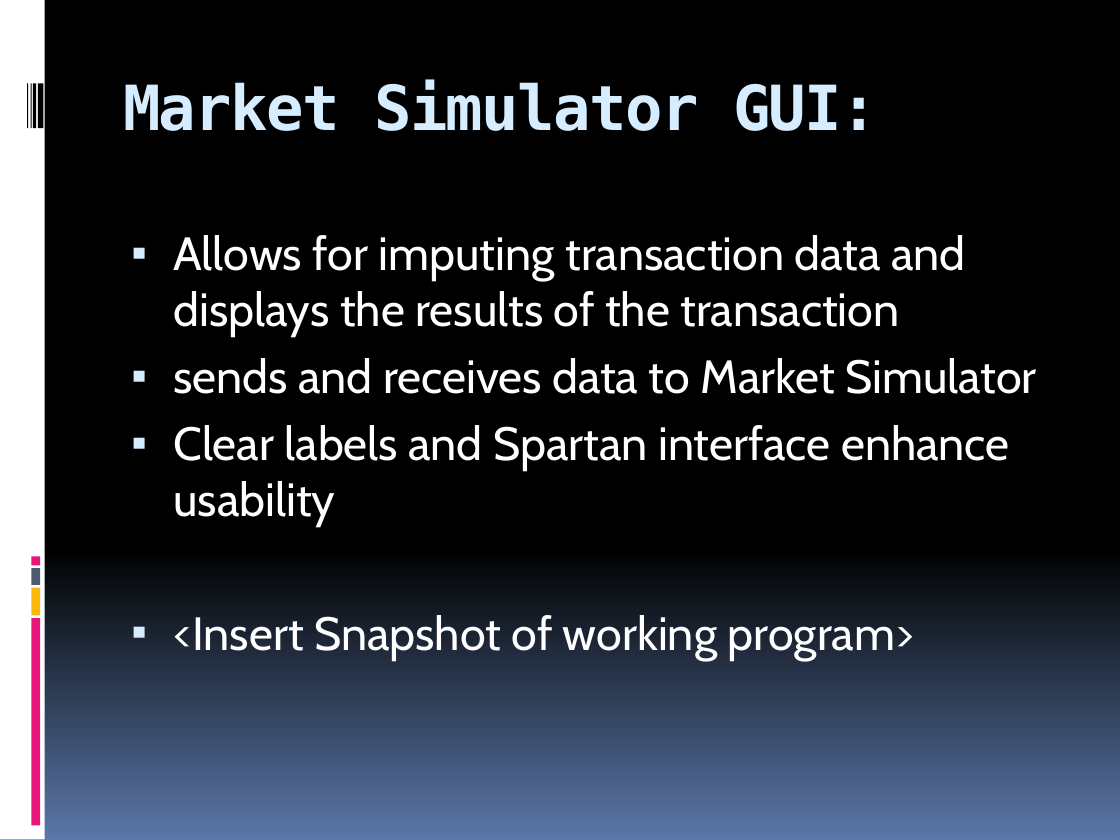
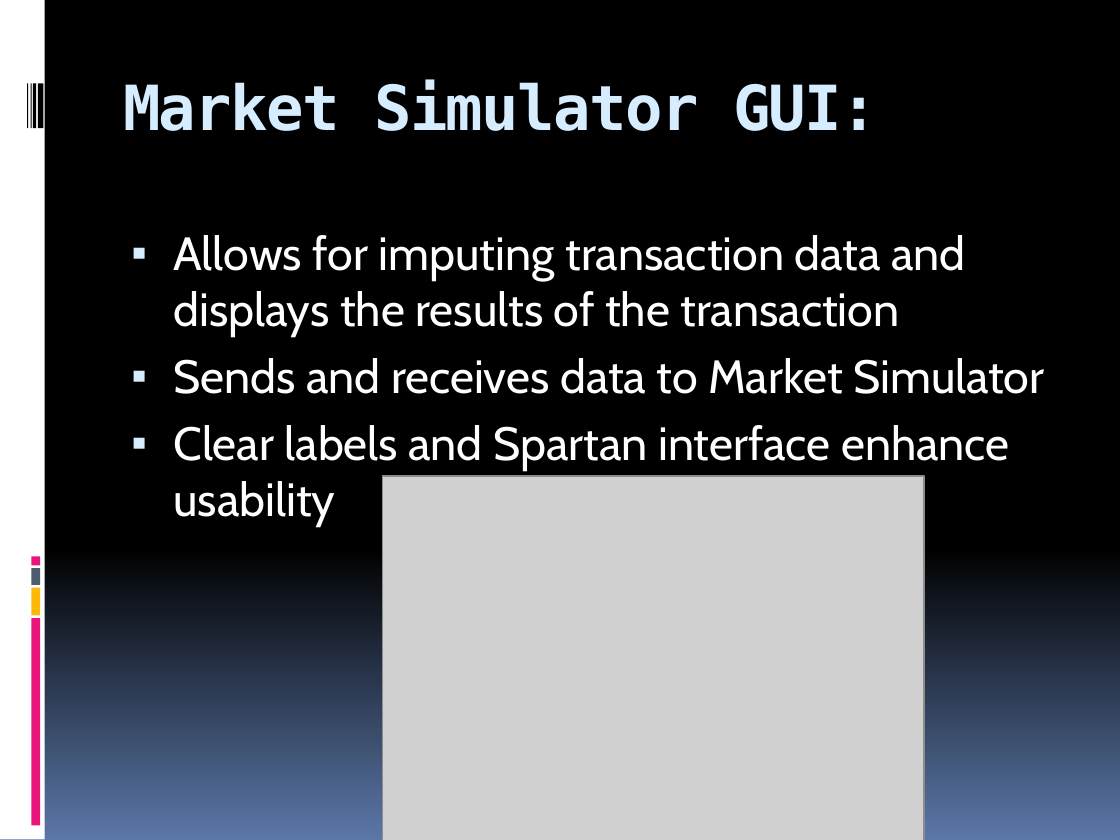
Before and after one commit to akoerner/SoftwareEngineering, a slide deck: slide 11 of SoftwareEngineeringPPTpresentation.pptx (slide 8 before the commit). Drawn at 1120x840 pixels with LibreOffice and Linux fonts; fonts in the diff are those of the drawing; grey boxes stand for pictures. Boxes give left, top, right and bottom in pixels: in the first picture for what was removed or moved away, otherwise in the second. Text is boxed around its words. In the diff, an @@ line names an element or a change of style, - is before the commit and + after.

```diff
--- a/SoftwareEngineeringPPTpresentation.pptx
+++ b/SoftwareEngineeringPPTpresentation.pptx
@@ text at box(173, 358, 1044, 394): text changed @@
-▪ sends and receives data to Market Simulator
+▪ Sends and receives data to Market Simulator
@@ picture added at box(383, 476, 924, 840) @@
@@ text at box(173, 615, 914, 661): paragraph removed @@
-▪ <Insert Snapshot of working program>
```
Also in this commit, not shown: 7 other slides changed.
